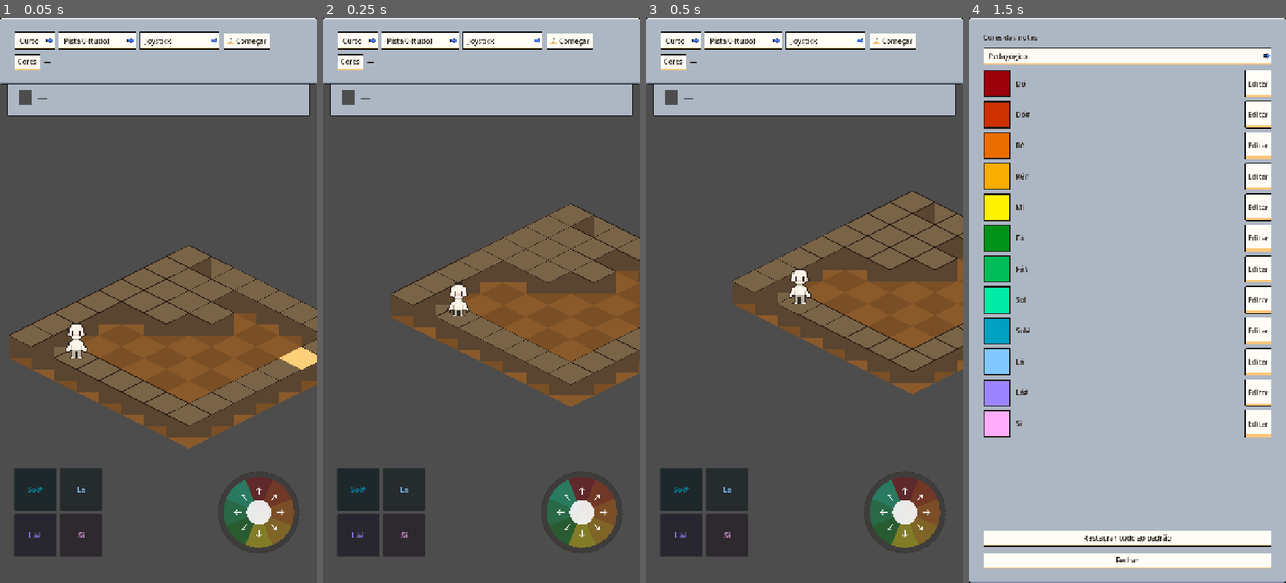
Above: before the commit, frames 1-4 (left to right).
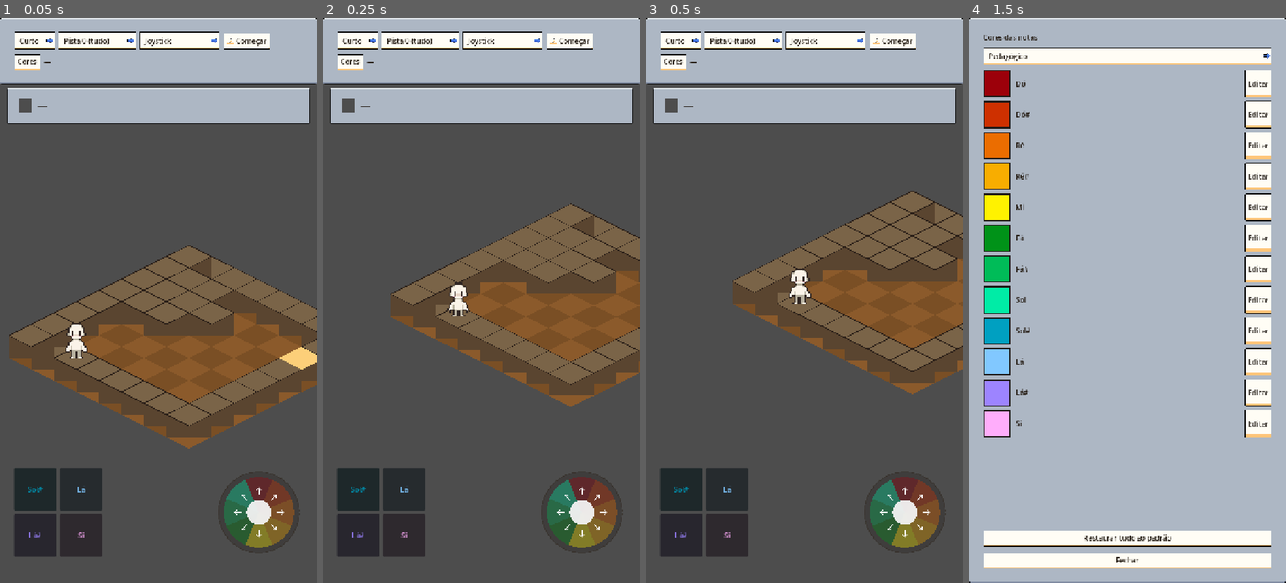
Above: after the commit, the same moments.

Repository: JDaniloC/BlindTuner
Game: Godot game, scene res://scenes/Playground.tscn
Same seed, same stepped clock (60 frames per second), same inputs: the game is played once before the commit and once after it.
Inputs:
- Up to frame 1 (0.05 s): no input
- Up to frame 2 (0.25 s): no input
- Up to frame 3 (0.5 s): no input
- Up to frame 4 (1.5 s): click "Cores" at 0.5 s; click "Começar" at 1.25 s

The runs differ from the first frame. In frame 1, 2.4% of the frame differs, in the area x 2-98%, y 11-19%; in frame 2, 2.4%; in frame 3, 2.4%; in frame 4, nothing differs.

Commit message:
fix(godot): NotePanel deixa de ficar embaixo da barra do topo
Medido em SubViewport 720x1280: a barra cresceu de ~134 para 150px quando
"Cores" foi para a segunda linha, e o NotePanel estava fixado em offset_top=140
no Playground.tscn -- 10px do chip de pista escondidos sob o painel opaco do
HUD, que é irmão posterior na CanvasLayer.

O painel passa a ser posicionado pela altura MEDIDA da barra (sinal
top_bar_resized), o que também sobrevive a um aumento de fonte por
acessibilidade. O teste de largura das linhas do HUD passa a comparar contra a
largura real da linha (656px) em vez dos 720px da tela, que davam 64px de
folga fantasma.

Co-Authored-By: Claude Sonnet 5 <noreply@anthropic.com>

Diff:
--- a/godot/scripts/GameHUD.gd
+++ b/godot/scripts/GameHUD.gd
@@ -4,10 +4,15 @@
 signal start_requested(preset_id: String, cue_level: int, input_mode: int)
 signal restart_requested
 signal color_settings_requested
+## A barra do topo mudou de altura. Quem desenha logo abaixo dela (o NotePanel
+## do Playground) precisa se reposicionar: a altura depende do número de linhas
+## de controle e do tamanho da fonte, que sobe por acessibilidade.
+signal top_bar_resized
 
 const UI_THEME := preload("res://assets/ui/blindtuner_theme.tres")
 const PLAY_ICON := preload("res://assets/ui/flat/UI_Flat_ButtonPlay01a.png")
 
+var _top_panel: PanelContainer
 var _preset_opt: OptionButton
 var _cue_opt: OptionButton
 var _mode_opt: OptionButton
@@ -21,16 +26,17 @@
 	theme = UI_THEME
 	set_anchors_preset(Control.PRESET_FULL_RECT)
 
-	var top_panel := PanelContainer.new()
-	top_panel.set_anchors_preset(Control.PRESET_TOP_WIDE)
-	add_child(top_panel)
+	_top_panel = PanelContainer.new()
+	_top_panel.set_anchors_preset(Control.PRESET_TOP_WIDE)
+	_top_panel.resized.connect(func(): top_bar_resized.emit())
+	add_child(_top_panel)
 
 	var top_margin := MarginContainer.new()
 	top_margin.add_theme_constant_override("margin_left", 16)
 	top_margin.add_theme_constant_override("margin_top", 16)
 	top_margin.add_theme_constant_override("margin_right", 16)
 	top_margin.add_theme_constant_override("margin_bottom", 16)
-	top_panel.add_child(top_margin)
+	_top_panel.add_child(top_margin)
 
 	var top_vbox := VBoxContainer.new()
 	top_vbox.add_theme_constant_override("separation", 8)
@@ -95,6 +101,11 @@
 	again.pressed.connect(_on_restart_pressed)
 	col.add_child(again)
 
+## Altura ocupada pela barra do topo, medida (não estimada): é o que separa o
+## HUD de quem desenha logo abaixo dele.
+func top_bar_height() -> float:
+	return _top_panel.size.y if _top_panel != null else 0.0
+
 func _on_start_pressed() -> void:
 	if _preset_opt.selected < 0 or _preset_opt.selected >= SequencePresets.ALL.size():
 		return
--- a/godot/scripts/Playground.gd
+++ b/godot/scripts/Playground.gd
@@ -73,10 +73,26 @@
 	_hud.start_requested.connect(_on_start_requested)
 	_hud.restart_requested.connect(_on_restart_requested)
 	_hud.color_settings_requested.connect(_on_color_settings_requested)
+	# O NotePanel estava fixado em offset_top=140 no .tscn, e a barra do topo
+	# passou de ~134 para 150px quando "Cores" ganhou uma segunda linha: o painel
+	# opaco do HUD (irmão posterior na CanvasLayer) passou a desenhar 10px por
+	# cima do chip de pista. Posicionar pela altura MEDIDA da barra também
+	# sobrevive a um aumento de fonte por acessibilidade.
+	_hud.top_bar_resized.connect(_place_note_panel_below_hud)
+	_place_note_panel_below_hud()
 	# Garante a invariante de _apply_input_mode() (só um grupo visível+clicável)
 	# desde o frame zero, em vez de depender "por coincidência" dos defaults do
 	# .tscn até a 1ª chamada de _begin_preset().
 	_apply_input_mode()
+
+## Folga entre a barra do topo e o NotePanel. Preserva a altura autorada no
+## .tscn, só desloca o painel para baixo do HUD.
+const NOTE_PANEL_GAP := 8.0
+
+func _place_note_panel_below_hud() -> void:
+	var altura := _note_panel.offset_bottom - _note_panel.offset_top
+	_note_panel.offset_top = _hud.top_bar_height() + NOTE_PANEL_GAP
+	_note_panel.offset_bottom = _note_panel.offset_top + altura
 
 func _on_start_requested(preset_id: String, cue_level: int, input_mode: int) -> void:
 	_begin_preset(preset_id, cue_level, input_mode)
--- a/godot/tests/test_game_hud.gd
+++ b/godot/tests/test_game_hud.gd
@@ -80,6 +80,11 @@
 	# O botão "Cores" tinha sido enfiado na primeira linha, que ficou com 7px de
 	# folga em 720 -- qualquer rótulo maior (ou fonte maior por acessibilidade)
 	# já transbordaria, e nenhum teste media isso.
+	#
+	# A comparação é contra a largura REAL da linha, não contra os 720px da tela:
+	# a HBox vive dentro de um MarginContainer (16 de cada lado) dentro de um
+	# PanelContainer cuja moldura come outros 16, então o orçamento é 656px. Medir
+	# contra 720 concedia 64px de folga fantasma.
 	var vp = SubViewport.new()
 	vp.size = Vector2i(_design_width(), ProjectSettings.get_setting("display/window/size/viewport_height"))
 	add_child_autofree(vp)
@@ -92,10 +97,30 @@
 	for par in [["primeira", linha1], ["segunda", linha2]]:
 		var nome: String = par[0]
 		var linha: Control = par[1]
-		var largura := 0.0
-		for filho in linha.get_children():
-			if filho is Control:
-				largura += (filho as Control).get_combined_minimum_size().x
-		largura += linha.get_theme_constant("separation") * maxi(0, linha.get_child_count() - 1)
-		assert_lte(largura, float(_design_width()),
-			"a %s linha do HUD precisa de %.0fpx e a tela tem %d" % [nome, largura, _design_width()])
+		assert_lt(linha.size.x, float(_design_width()),
+			"a %s linha não pode ocupar a tela inteira -- as margens do painel existem" % nome)
+		assert_lte(linha.get_combined_minimum_size().x, linha.size.x,
+			"a %s linha do HUD precisa de %.0fpx e só tem %.0f" % [
+				nome, linha.get_combined_minimum_size().x, linha.size.x])
+
+func test_note_panel_is_not_covered_by_the_top_bar():
+	# A barra do topo cresceu ~16px quando "Cores" foi para a segunda linha, e o
+	# NotePanel estava fixado em offset_top=140 no Playground.tscn: o painel opaco
+	# do HUD (irmão posterior na CanvasLayer) desenhava 10px por cima do chip de
+	# pista, que é a única informação visível no nível 2.
+	var vp = SubViewport.new()
+	vp.size = Vector2i(_design_width(), ProjectSettings.get_setting("display/window/size/viewport_height"))
+	add_child_autofree(vp)
+	var pg = load("res://scenes/Playground.tscn").instantiate()
+	vp.add_child(pg)
+	await wait_frames(4)
+
+	var hud: Control = pg.get_node("UI/GameHUD")
+	var note_panel: Control = pg.get_node("UI/NotePanel")
+	var barra: Rect2 = hud._top_panel.get_global_rect()
+	var painel: Rect2 = note_panel.get_global_rect()
+	assert_gt(barra.size.y, 0.0, "pré-condição: a barra do topo já foi disposta")
+	assert_gte(painel.position.y, barra.end.y,
+		"o HUD termina em y=%.0f e o NotePanel começa em y=%.0f" % [barra.end.y, painel.position.y])
+	assert_lte(painel.end.y, float(ProjectSettings.get_setting("display/window/size/viewport_height")),
+		"o NotePanel não pode ser empurrado para fora da tela")
